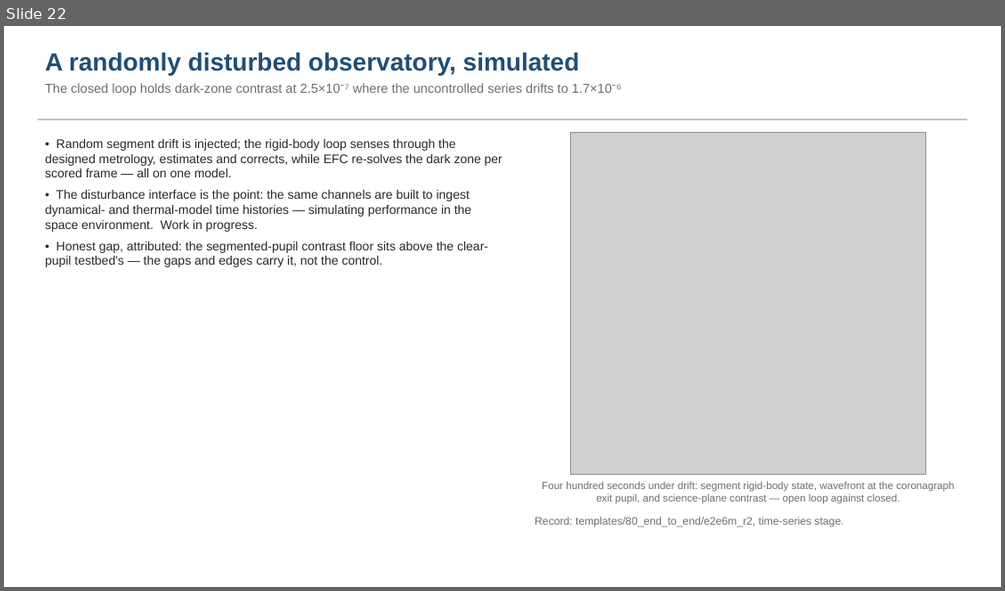
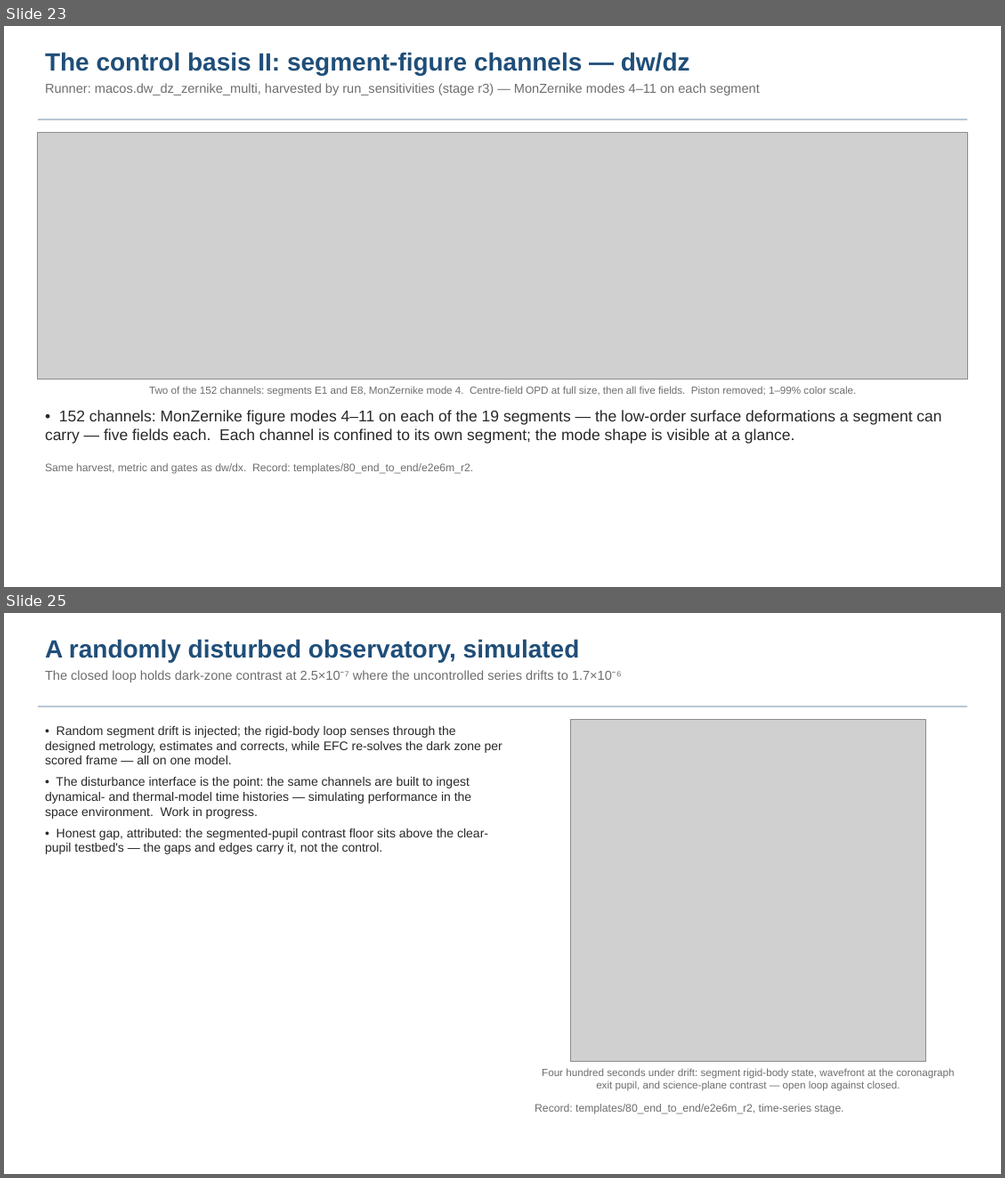
Before and after one commit to nasa-jpl/macos, a slide deck: demo_session/deck_keysight.pptx. Shown one above the other, each under a label of ours: slide 22 before the commit, slides 23 and 25 after it; the slides between them are not shown. The pictures are 1005x591 and 1005x1178 pixels, drawn with LibreOffice and Linux fonts; fonts in the diff are those of the drawing; grey boxes stand for pictures. Boxes give left, top, right and bottom in pixels: in the first picture for what was removed or moved away, otherwise in the second. Text is boxed around its words. In the diff, an @@ line names an element or a change of style, - is before the commit and + after.

```diff
--- a/demo_session/deck_keysight.pptx
+++ b/demo_session/deck_keysight.pptx
@@ slide 23 added at (x1=4, y1=26, x2=1001, y2=587), background #FFFFFF @@
@@ text added at (x1=45, y1=52, x2=760, y2=95), 12.5 pt, text #6E6E6E @@
+The control basis II: segment-figure channels — dw/dz
+Runner: macos.dw_dz_zernike_multi, harvested by run_sensitivities (stage r3) — MonZernike modes 4–11 on each segment
@@ rectangle added at (x1=38, y1=119, x2=967, y2=120), fill #B8C6D4 @@
@@ picture added at (x1=38, y1=132, x2=967, y2=379) @@
@@ text added at (x1=149, y1=386, x2=856, y2=396), 10 pt, text #6E6E6E @@
+Two of the 152 channels: segments E1 and E8, MonZernike mode 4. Centre-field OPD at full size, then all five fields. Piston removed; 1–99% color scale.
@@ text added at (x1=45, y1=410, x2=941, y2=443), 15 pt, text #282828 @@
+• 152 channels: MonZernike figure modes 4–11 on each of the 19 segments — the low-order surface deformations a segment can carry — five fields each. Each channel is confined to its own segment; the mode shape is visible at a glance.
@@ text added at (x1=45, y1=463, x2=473, y2=474), 10.5 pt, text #6E6E6E @@
+Same harvest, metric and gates as dw/dx. Record: templates/80_end_to_end/e2e6m_r2.
@@ what was slide 22 is now slide 25 @@
```
Also in this commit, not shown: 1 slide changed, 2 other slides added, 5 other files.
